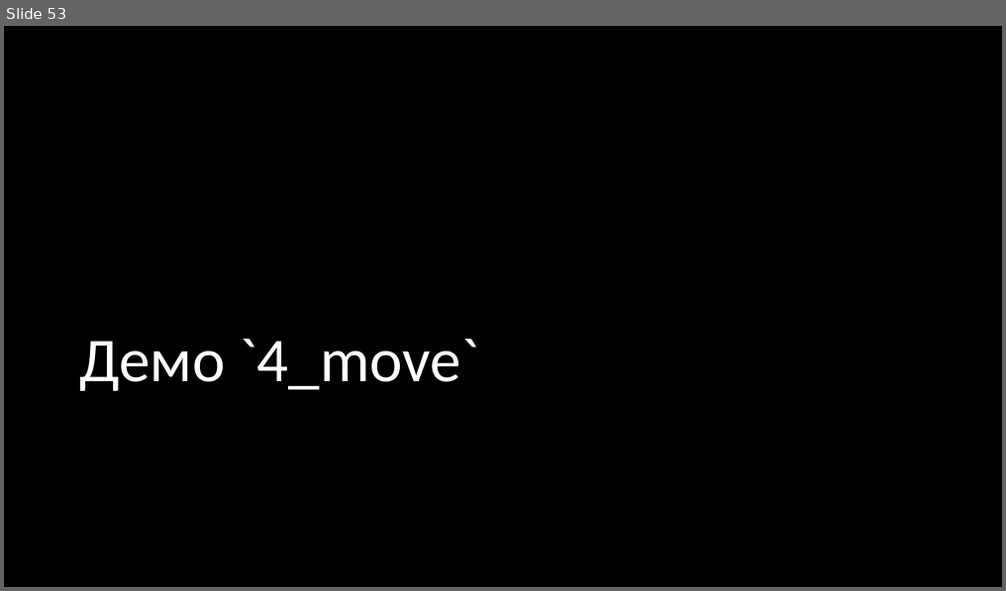
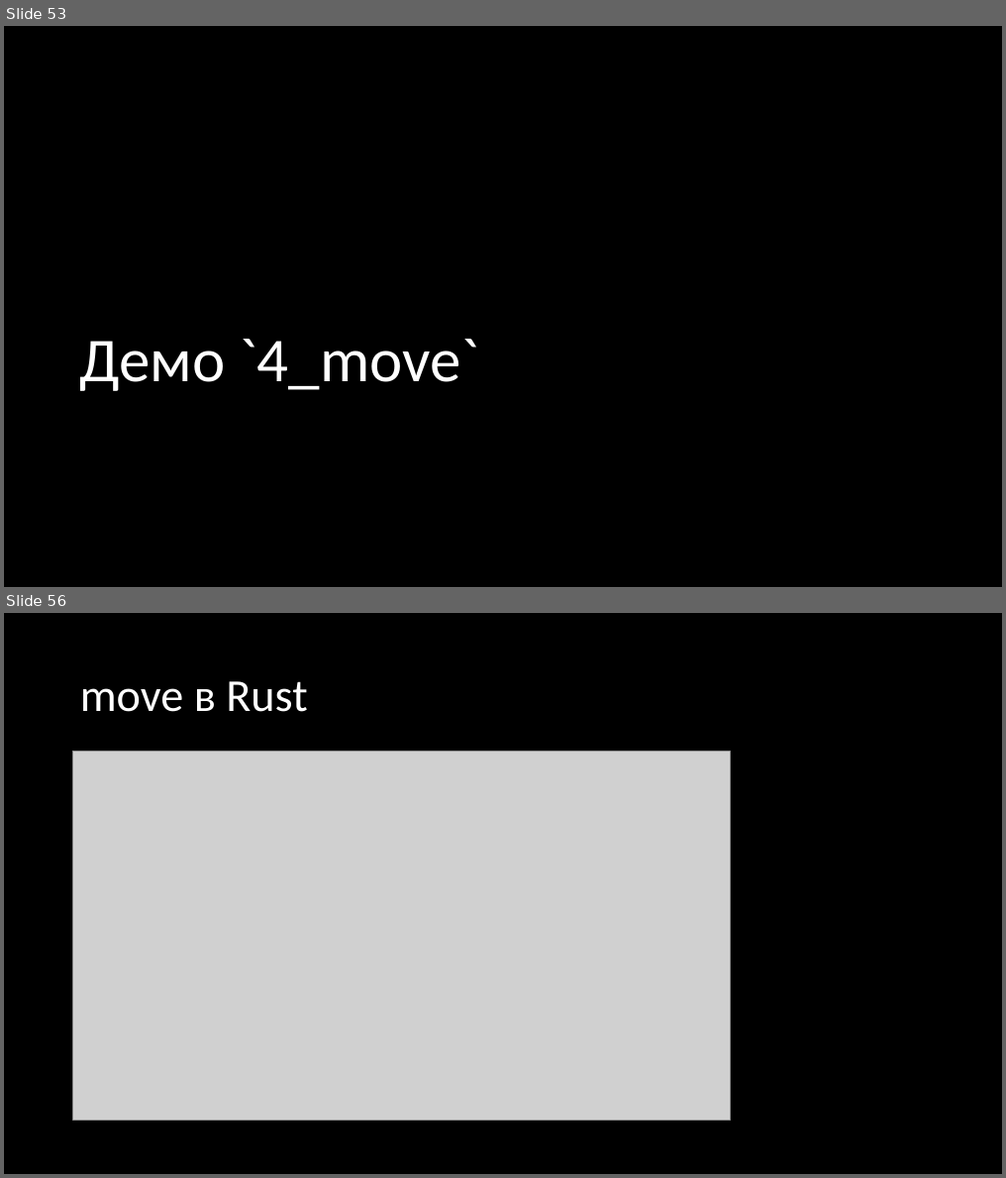
Before and after one commit to Gordon01/learn-rust, a slide deck: keynotes/Rust 2024.pptx. Shown one above the other, each under a label of ours: slide 53 before the commit, slides 53 and 56 after it; the slides between them are not shown. The pictures are 1006x591 and 1006x1178 pixels, drawn with LibreOffice and Linux fonts; fonts in the diff are those of the drawing; grey boxes stand for pictures. Boxes give left, top, right and bottom in pixels: in the first picture for what was removed or moved away, otherwise in the second. Text is boxed around its words. In the diff, an @@ line names an element or a change of style, - is before the commit and + after.

```diff
--- a/keynotes/Rust 2024.pptx
+++ b/keynotes/Rust 2024.pptx
@@ slide 56 added at (x1=4, y1=613, x2=1002, y2=1174), background #000000 @@
@@ title added at (x1=80, y1=681, x2=307, y2=712), 44 pt, text #FFFFFF @@
+move в Rust
@@ picture added at (x1=73, y1=752, x2=731, y2=1120) @@
```
Also in this commit, not shown: 6 slides changed, 8 other slides added, 1 slide removed.
